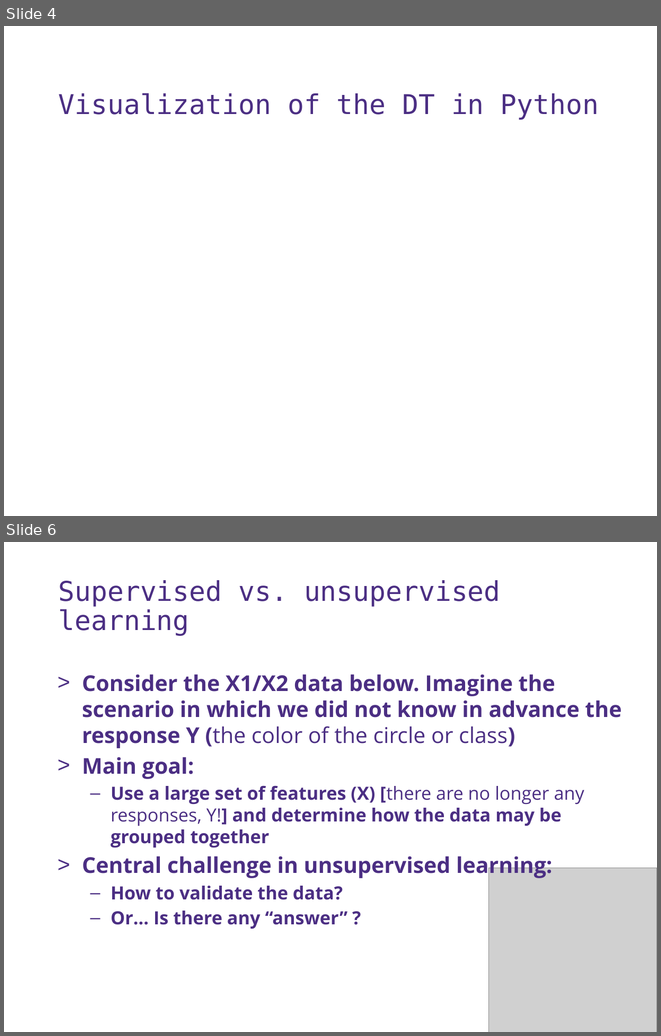
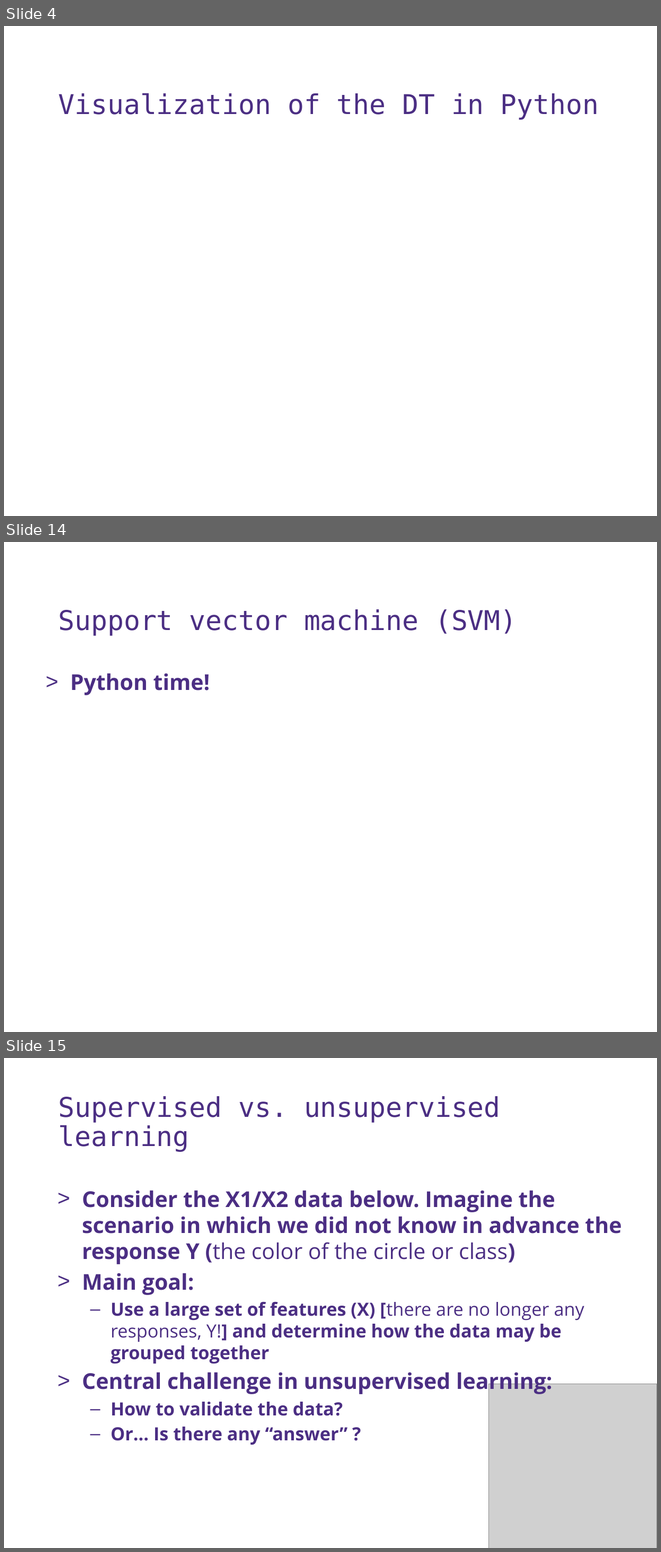
Before and after one commit to UWDIRECT/UWDIRECT.github.io, a slide deck: Wi18_content/DSMCER/L13.SVM_Unsupervised.pptx. Shown one above the other, each under a label of ours: slides 4 and 6 before the commit, slides 4, 14 and 15 after it; the slides between them are not shown. The pictures are 661x1036 and 661x1552 pixels, drawn with LibreOffice and Linux fonts; fonts in the diff are those of the drawing; grey boxes stand for pictures; background and template pictures are left out. Boxes give left, top, right and bottom in pixels: in the first picture for what was removed or moved away, otherwise in the second. Text is boxed around its words. In the diff, an @@ line names an element or a change of style, - is before the commit and + after.

```diff
--- a/Wi18_content/DSMCER/L13.SVM_Unsupervised.pptx
+++ b/Wi18_content/DSMCER/L13.SVM_Unsupervised.pptx
@@ slide 14 added at (x1=4, y1=542, x2=657, y2=1032), background #FFFFFF @@
@@ text added at (x1=59, y1=609, x2=517, y2=636), 30 pt, text #4B2E83 @@
+Support vector machine (SVM)
@@ text added at (x1=70, y1=673, x2=210, y2=695), 24 pt, text #4B2E83, bold @@
+> Python time!
@@ what was slide 6 is now slide 15 @@
```
Also in this commit, not shown: 2 slides changed, 8 other slides added.
